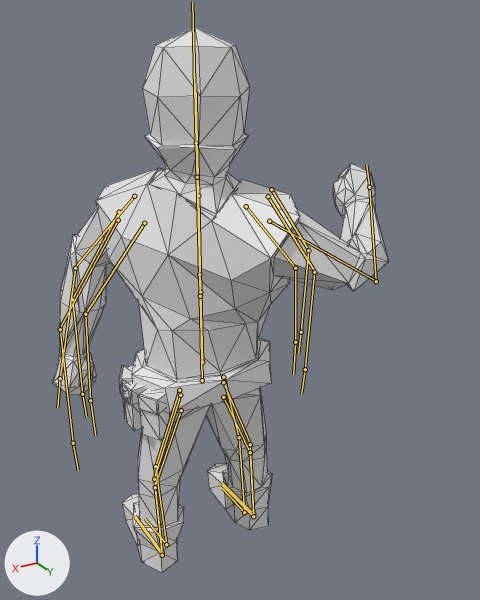
The Blender file Animations/RogueBladeRightAttack.blend, before and after one commit.
Both versions are drawn from a camera (50 mm lens) standing at (4.37, 8.52, 8.87) and looking at (-0.67, 0.13, 4.68). The lights are fixed; the arrows at lower left show +X, +Y and +Z. Both versions are drawn at frame 0 of the action 'Armature.000Action.004'; the numbers are the values there. The bones that bend it are drawn over the model as lines. Mesh edges are drawn as thin lines.
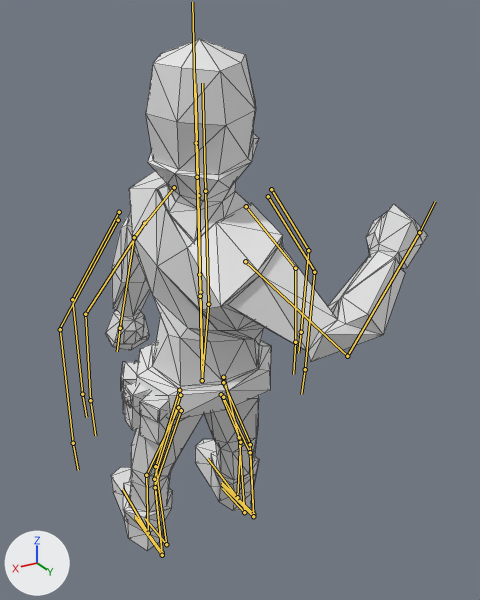
Boxes (x1, y1, x2, y2) around the edits, measured in the pictures (480 x 600 px):
'Cube', posed (6% shorter): before (52, 27, 389, 573); after (106, 39, 427, 551)
bone 'Root', root to tip: before (202, 380) to (200, 296); after (202, 380) to (208, 304)
bone 'Chest', root to tip: before (200, 296) to (197, 177); after (208, 304) to (205, 191)

The change in detail:
Bone 'Root' (bone_root) turns from (0, 0, 0) to (-11, 0, 0) degrees about its own x, y and z.
Bone 'Chest' (bone_chest) turns from (0, -65, 0) to (162, -85, -168) degrees about its own x, y and z.
